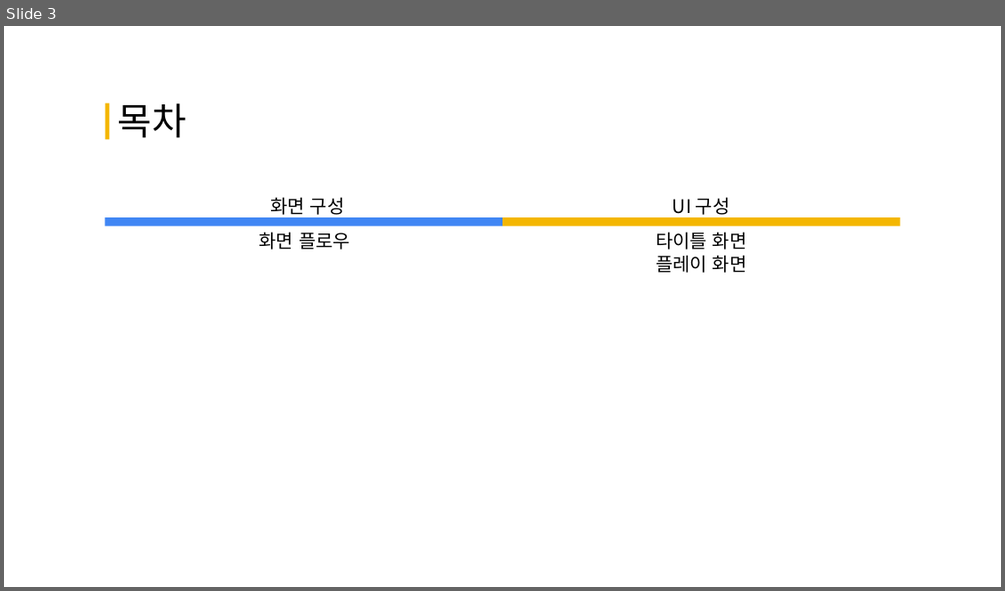
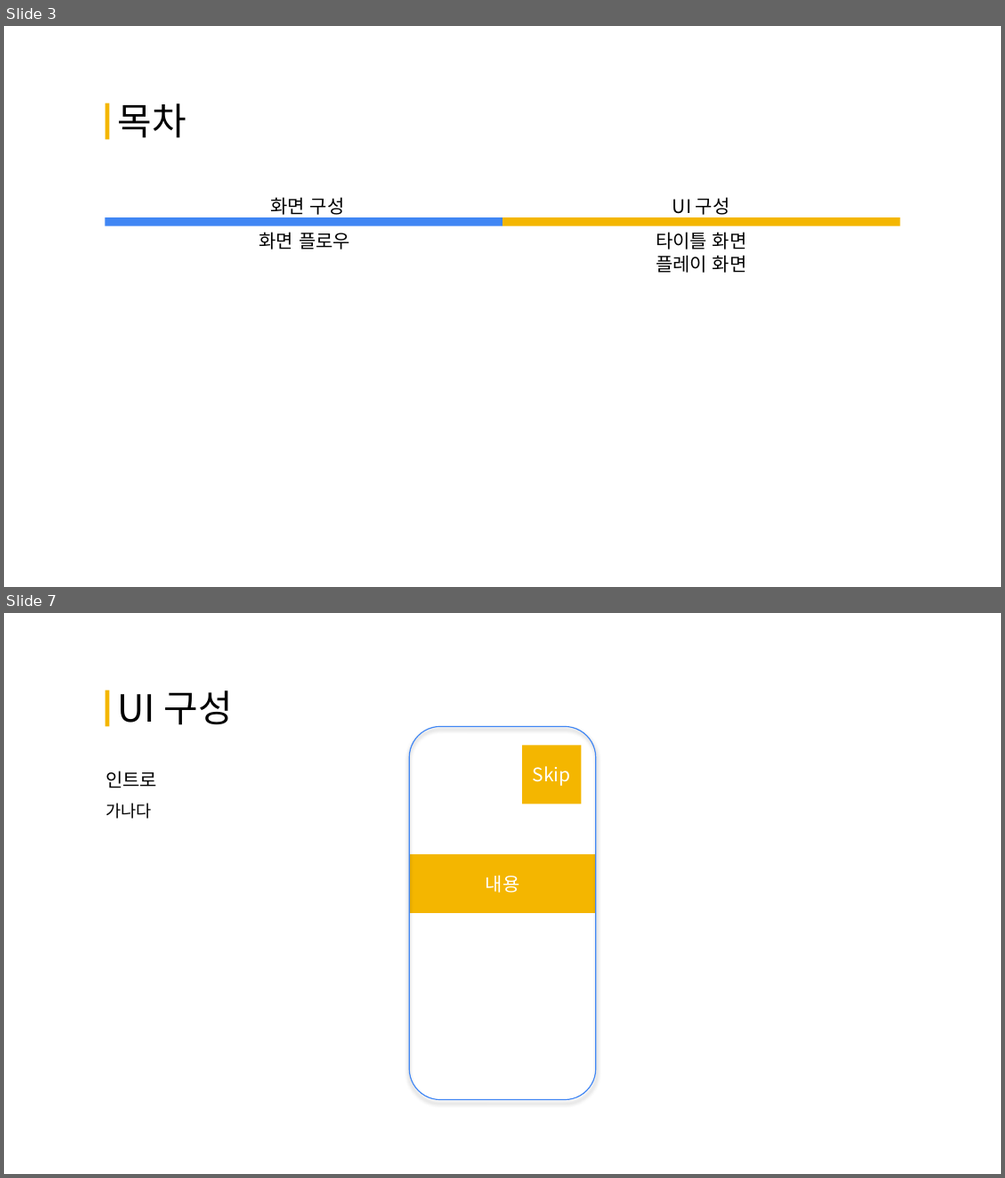
Before and after one commit to Hoyeom/CS-3DGame, a slide deck: Documents/UI 구성 및 플로우.pptx. Shown one above the other, each under a label of ours: slide 3 before the commit, slides 3 and 7 after it; the slides between them are not shown. The pictures are 1005x591 and 1005x1178 pixels, drawn with LibreOffice and Linux fonts; fonts in the diff are those of the drawing. Boxes give left, top, right and bottom in pixels: in the first picture for what was removed or moved away, otherwise in the second. Text is boxed around its words. In the diff, an @@ line names an element or a change of style, - is before the commit and + after.

```diff
--- a/Documents/UI 구성 및 플로우.pptx
+++ b/Documents/UI 구성 및 플로우.pptx
@@ slide 7 added at [4,613,1001,1174], background #FFFFFF @@
@@ rectangle added at [105,690,109,726], fill #F4B600 @@
@@ text added at [118,690,233,725], 36 pt, text #000000 @@
+UI 구성
@@ rounded rectangle added at [409,727,596,1100], outline #4086F4 1 pt @@
@@ rectangle added at [522,746,582,804], fill #F4B600, 18 pt, text #FFFFFF @@
+Skip
@@ text added at [105,771,157,819], 18 pt, text #000000 @@
+인트로
+가나다
@@ rectangle added at [409,854,596,913], fill #F4B600, 18 pt, text #FFFFFF @@
+내용
```
Also in this commit, not shown: 2 slides changed, 5 other slides added, 2 other files.
